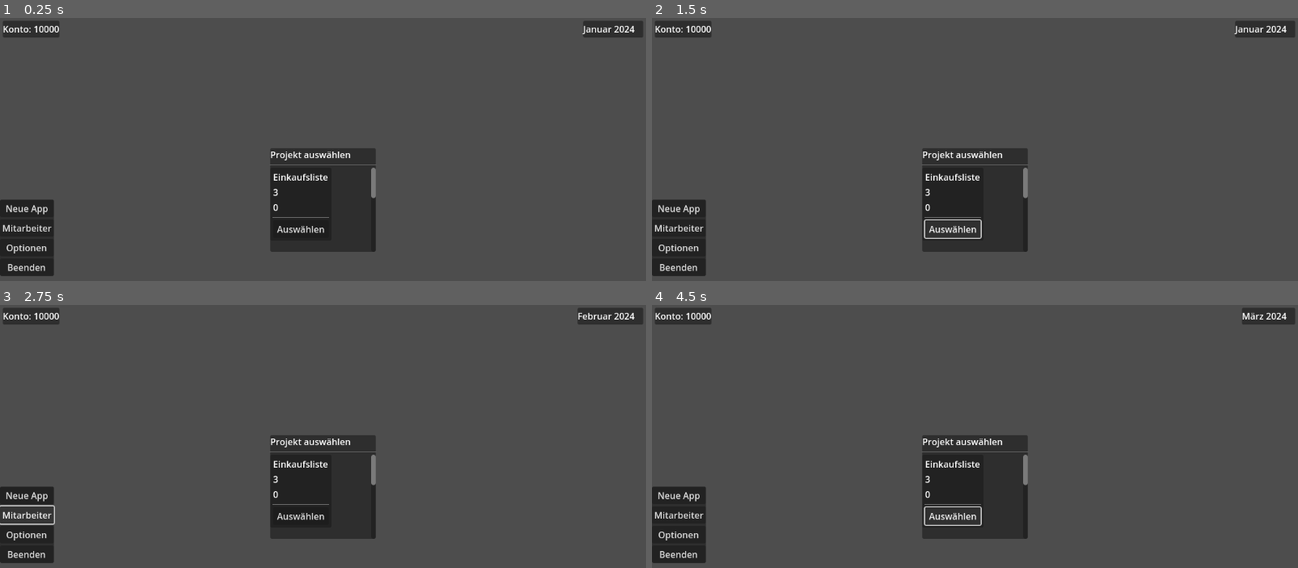
Above: before the commit, frames 1-4 (two rows, left to right).
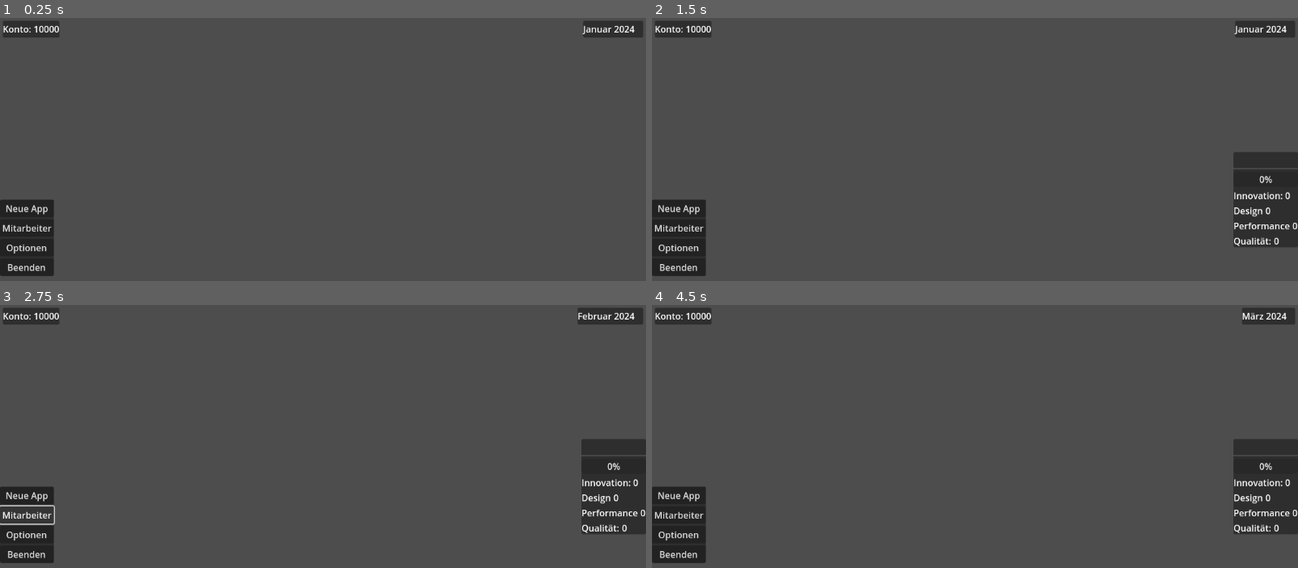
Above: after the commit, the same moments.

Repository: Randaleee/software-stories-prototyp
Game: Godot game, scene res://main.tscn
Two runs of this game, one before a commit and one after it. Both use one fixed random seed, a clock stepped at 60 frames per second and the inputs below.
Inputs:
- Up to frame 1 (0.25 s): no input
- Up to frame 2 (1.5 s): click "Neue App" at 0.5 s; click "Auswählen" at 1.25 s
- Up to frame 3 (2.75 s): click "Mitarbeiter" at 2 s
- Up to frame 4 (4.5 s): click "Neue App" at 2.75 s; click "Mitarbeiter" at 3.5 s; click "Auswählen" at 4.25 s

The runs differ from the first frame. In frame 1, 6.2% of the frame differs, in the area x 41-59%, y 49-89%; in frame 2, 9.5%; in frame 3, 9.6%, in the area x 41-100%, y 49-89%; in frame 4, 9.5%.

Commit message:
App in Entwicklung UI hinzugefügt

Diff:
--- a/Autoloads/GameManager.gd
+++ b/Autoloads/GameManager.gd
@@ -7,8 +7,8 @@
 
 # Listen
 var angestellte_mitarbeiter: Array[Mitarbeiter] = []
+var app_in_entwicklung: App = null
 var verfügbare_apps: Array[App] = []
-var app_in_entwicklung: Array[App] = []
 var veröffentlichte_apps: Array[App] = []
 
 # Konstanten
@@ -20,7 +20,7 @@
 signal app_fertiggestellt(app: App)
 signal geld_geändert
 
-signal button_neue_app_pressed
+
 
 
 func _ready():
@@ -45,3 +45,12 @@
 		aktuelles_datum.monat = 0
 		aktuelles_datum.jahr += 1
 	monat_vergangen.emit()
+
+func starte_app_entwicklung(app: App):
+	if app_in_entwicklung != null:
+		print("Es läuft bereits ein Projekt!")
+	app_in_entwicklung = app
+
+func kalkuliere_fortschritt():
+	"app_in_entwicklung.fortschritt = / vergangene_zeit / app_in_entwicklung.entwicklungszeit"
+	pass
--- a/Autoloads/UIManager.gd
+++ b/Autoloads/UIManager.gd
@@ -1,15 +1,23 @@
 extends Node
 
 var current_menu: Control = null # Wird genutzt um immer nur ein offenes Menü zu haben
-@onready var hud: Control = %HUD
-@onready var ingame_menü: Control = %"Ingame Menü"
-@onready var app_auswahlmenü: Control = %"App Auswahlmenü"
+@onready var hud: Control
+@onready var ingame_menü: Control
+@onready var app_auswahlmenü: Control
+@onready var ui_app_in_entwicklung: Control
 
 
 
 # Called when the node enters the scene tree for the first time.
 func _ready() -> void:
 	pass
+
+func setup(main_node: Control):
+	var canvas = main_node.get_node("CanvasLayer")
+	hud = canvas.get_node("HUD")
+	ingame_menü = canvas.get_node("Ingame Menü")
+	app_auswahlmenü = canvas.get_node("App Auswahlmenü")
+	ui_app_in_entwicklung = canvas.get_node("UI App in Entwicklung")
 
 func show_menu(menu_name: String) -> void:
 	if current_menu:
@@ -18,9 +26,15 @@
 	match menu_name:
 		"app_auswahlmenü":
 			current_menu = app_auswahlmenü
+		"ui_app_in_entwicklung":
+			current_menu = ui_app_in_entwicklung
 
 	if current_menu:
+		if current_menu.has_method("update_ui"):
+			current_menu.update_ui()
 		current_menu.show()
+
+
 
 func close_all_menus():
 	if current_menu:
--- a/Data/Apps/einkaufsliste.tres
+++ b/Data/Apps/einkaufsliste.tres
@@ -4,15 +4,16 @@
 
 [resource]
 script = ExtResource("1_wwm63")
+app_name = ""
 plattform = 0
 kategorie = 3
 entwicklungszeit = 3
-app_name = "Einkaufsliste"
+fortschritt = 0
 schwerpunkt = 0
 schwierigkeit = 0
 "gewährte_erfahrung" = 180
 belohnung = 0
+innovation = 0
 design = 0
 performance = 0
-innovation = 0
 "qualität" = 0
--- a/Data/Templates/Apps.gd
+++ b/Data/Templates/Apps.gd
@@ -2,10 +2,11 @@
 extends Resource
 
 @export_group("Spielerentscheidung")
+@export var app_name: String
 @export var plattform: Plattform
 @export var kategorie: Kategorie
 @export var entwicklungszeit: int
-@export var app_name: String
+@export var fortschritt: int = 0
 @export var schwerpunkt: Schwerpunkt
 
 @export_group("Eigenschaften")
@@ -14,9 +15,9 @@
 @export var belohnung: int # Geldeinheit
 
 @export_group("Attribute")
+@export_range(1, 200) var innovation: int
 @export_range(1, 200) var design: int
 @export_range(1, 200) var performance: int
-@export_range(1, 200) var innovation: int
 @export_range(1, 200) var qualität: int
 
 enum Schwerpunkt {
--- /dev/null
+++ b/UI/UI App in Entwicklung/ui_app_in_entwicklung.gd
@@ -0,0 +1,23 @@
+extends Control
+
+@onready var app_name = %Label
+@onready var wert_innovation = %Label3
+@onready var wert_design = %Label5
+@onready var wert_performance = %Label7
+@onready var wert_qualität =%Label9
+@onready var progressbar = %ProgressBar
+
+# Called when the node enters the scene tree for the first time.
+func _ready() -> void:
+	GameManager.connect("monat_vergangen", update_progess_bar)
+
+func update_ui():
+	app_name.text = GameManager.app_in_entwicklung.app_name
+	wert_innovation.text = str(GameManager.app_in_entwicklung.innovation)
+	wert_design.text = str(GameManager.app_in_entwicklung.design)
+	wert_performance.text = str(GameManager.app_in_entwicklung.performance)
+	wert_qualität.text = str(GameManager.app_in_entwicklung.qualität)
+
+func update_progess_bar():
+	if GameManager.app_in_entwicklung != null:
+		progressbar.value = GameManager.app_in_entwicklung.fortschritt
--- /dev/null
+++ b/UI/UI App in Entwicklung/ui_app_in_entwicklung.tscn
@@ -0,0 +1,95 @@
+[gd_scene load_steps=2 format=3 uid="uid://dmiav8225ssvv"]
+
+[ext_resource type="Script" path="res://UI/UI App in Entwicklung/ui_app_in_entwicklung.gd" id="1_u7u6t"]
+
+[node name="UI App in Entwicklung" type="Control"]
+layout_mode = 3
+anchors_preset = 6
+anchor_left = 1.0
+anchor_top = 0.5
+anchor_right = 1.0
+anchor_bottom = 0.5
+grow_horizontal = 0
+grow_vertical = 2
+script = ExtResource("1_u7u6t")
+
+[node name="PanelContainer" type="PanelContainer" parent="."]
+layout_mode = 1
+anchors_preset = 6
+anchor_left = 1.0
+anchor_top = 0.5
+anchor_right = 1.0
+anchor_bottom = 0.5
+offset_left = -47.0
+offset_top = -52.0
+offset_bottom = 52.0
+grow_horizontal = 0
+grow_vertical = 2
+
+[node name="VBoxContainer" type="VBoxContainer" parent="PanelContainer"]
+layout_mode = 2
+
+[node name="Label" type="Label" parent="PanelContainer/VBoxContainer"]
+unique_name_in_owner = true
+layout_mode = 2
+text = "<name>"
+horizontal_alignment = 1
+
+[node name="HSeparator" type="HSeparator" parent="PanelContainer/VBoxContainer"]
+layout_mode = 2
+
+[node name="ProgressBar" type="ProgressBar" parent="PanelContainer/VBoxContainer"]
+unique_name_in_owner = true
+layout_mode = 2
+step = 1.0
+
+[node name="VBoxContainer" type="VBoxContainer" parent="PanelContainer/VBoxContainer"]
+layout_mode = 2
+
+[node name="HBoxContainer2" type="HBoxContainer" parent="PanelContainer/VBoxContainer/VBoxContainer"]
+layout_mode = 2
+
+[node name="Label2" type="Label" parent="PanelContainer/VBoxContainer/VBoxContainer/HBoxContainer2"]
+layout_mode = 2
+text = "Innovation:"
+
+[node name="Label3" type="Label" parent="PanelContainer/VBoxContainer/VBoxContainer/HBoxContainer2"]
+unique_name_in_owner = true
+layout_mode = 2
+text = "<innovation>"
+
+[node name="HBoxContainer" type="HBoxContainer" parent="PanelContainer/VBoxContainer/VBoxContainer"]
+layout_mode = 2
+
+[node name="Label4" type="Label" parent="PanelContainer/VBoxContainer/VBoxContainer/HBoxContainer"]
+layout_mode = 2
+text = "Design"
+
+[node name="Label5" type="Label" parent="PanelContainer/VBoxContainer/VBoxContainer/HBoxContainer"]
+unique_name_in_owner = true
+layout_mode = 2
+text = "<design>"
+
+[node name="HBoxContainer3" type="HBoxContainer" parent="PanelContainer/VBoxContainer/VBoxContainer"]
+layout_mode = 2
+
+[node name="Label6" type="Label" parent="PanelContainer/VBoxContainer/VBoxContainer/HBoxContainer3"]
+layout_mode = 2
+text = "Performance"
+
+[node name="Label7" type="Label" parent="PanelContainer/VBoxContainer/VBoxContainer/HBoxContainer3"]
+unique_name_in_owner = true
+layout_mode = 2
+text = "<performance>"
+
+[node name="HBoxContainer4" type="HBoxContainer" parent="PanelContainer/VBoxContainer/VBoxContainer"]
+layout_mode = 2
+
+[node name="Label8" type="Label" parent="PanelContainer/VBoxContainer/VBoxContainer/HBoxContainer4"]
+layout_mode = 2
+text = "Qualität:"
+
+[node name="Label9" type="Label" parent="PanelContainer/VBoxContainer/VBoxContainer/HBoxContainer4"]
+unique_name_in_owner = true
+layout_mode = 2
+text = "<qualität>"
--- a/UI/UI Ingame Menü/ingame_menü.gd
+++ b/UI/UI Ingame Menü/ingame_menü.gd
@@ -3,4 +3,3 @@
 
 func _on_neue_app_pressed() -> void:
 	UIManager.show_menu("app_auswahlmenü")
-	print("Neue App Button gedrückt")
--- a/UI/UI_App_auswahlmenü/ui_app_auswahlmenü.gd
+++ b/UI/UI_App_auswahlmenü/ui_app_auswahlmenü.gd
@@ -4,10 +4,10 @@
 
 # Called when the node enters the scene tree for the first time.
 func _ready() -> void:
-	zeige_apps_zur_auswahl()
+	pass
 
-
-func zeige_apps_zur_auswahl():
+func update_ui():
+	print("Ui app auswahl ist current")
 	var app_ui_scene = preload("res://UI/app_ui/app_ui.tscn")
 
 	for app in GameManager.verfügbare_apps:
--- a/UI/app_ui/app_ui.gd
+++ b/UI/app_ui/app_ui.gd
@@ -17,5 +17,6 @@
 
 
 func _on_button_pressed() -> void:
-	GameManager.app_in_entwicklung.append(app_id)
+	GameManager.app_in_entwicklung = app_id
+	UIManager.show_menu("ui_app_in_entwicklung")
 	print(GameManager.app_in_entwicklung)
--- a/main.gd
+++ b/main.gd
@@ -1,25 +1,5 @@
 extends Control
-# Canvas
-@onready var konto = $"CanvasLayer/HBoxContainer/Konto"
-@onready var tag_zahl = $CanvasLayer/HBoxContainer2/Label
-@onready var monat_name = $CanvasLayer/HBoxContainer2/Label2
-
-# Ingame Menü
-@onready var neue_app_szene = preload("res://UI/UI_App_auswahlmenü/UI_app_auswahlmenü.tscn")
-
 
 # Called when the node enters the scene tree for the first time.
 func _ready() -> void:
-	GameManager.monat_vergangen.connect(_update_anzeige)
-	GameManager.button_neue_app_pressed.connect(_on_neue_app_pressed)
-	_update_anzeige()
-
-func _update_anzeige():
-	konto.text = str("GameManager.geld")
-	tag_zahl.text = GameManager.MONATE[GameManager.aktuelles_datum.monat]
-	monat_name.text = str(GameManager.aktuelles_datum.jahr)
-
-func _on_neue_app_pressed() -> void:
-	var neue_app_instanz = neue_app_szene.instantiate()
-	add_child(neue_app_instanz)
-	print("neue app pressed")
+	UIManager.setup(self) # Wird benötigt um Nodes an GameManager zu übergeben
--- a/main.tscn
+++ b/main.tscn
@@ -1,8 +1,10 @@
-[gd_scene load_steps=4 format=3 uid="uid://ca45pm44s7oaa"]
+[gd_scene load_steps=6 format=3 uid="uid://ca45pm44s7oaa"]
 
+[ext_resource type="Script" path="res://main.gd" id="1_pf6qg"]
 [ext_resource type="PackedScene" uid="uid://d2n71i24km6bi" path="res://UI/UI Ingame Menü/ingame_menü.tscn" id="2_jjl0w"]
 [ext_resource type="PackedScene" uid="uid://c4fjn15hr4c7v" path="res://UI/HUD/hud.tscn" id="3_gpyb0"]
 [ext_resource type="PackedScene" uid="uid://b203qk1e4s7dn" path="res://UI/UI_App_auswahlmenü/UI_app_auswahlmenü.tscn" id="4_hcqdn"]
+[ext_resource type="PackedScene" uid="uid://dmiav8225ssvv" path="res://UI/UI App in Entwicklung/ui_app_in_entwicklung.tscn" id="5_t6853"]
 
 [node name="Main" type="Control"]
 layout_mode = 3
@@ -11,14 +13,16 @@
 anchor_bottom = 1.0
 grow_horizontal = 2
 grow_vertical = 2
+script = ExtResource("1_pf6qg")
 
 [node name="CanvasLayer" type="CanvasLayer" parent="."]
 
 [node name="HUD" parent="CanvasLayer" instance=ExtResource("3_gpyb0")]
-unique_name_in_owner = true
 
 [node name="Ingame Menü" parent="CanvasLayer" instance=ExtResource("2_jjl0w")]
-unique_name_in_owner = true
 
 [node name="App Auswahlmenü" parent="CanvasLayer" instance=ExtResource("4_hcqdn")]
-unique_name_in_owner = true
+visible = false
+
+[node name="UI App in Entwicklung" parent="CanvasLayer" instance=ExtResource("5_t6853")]
+visible = false
